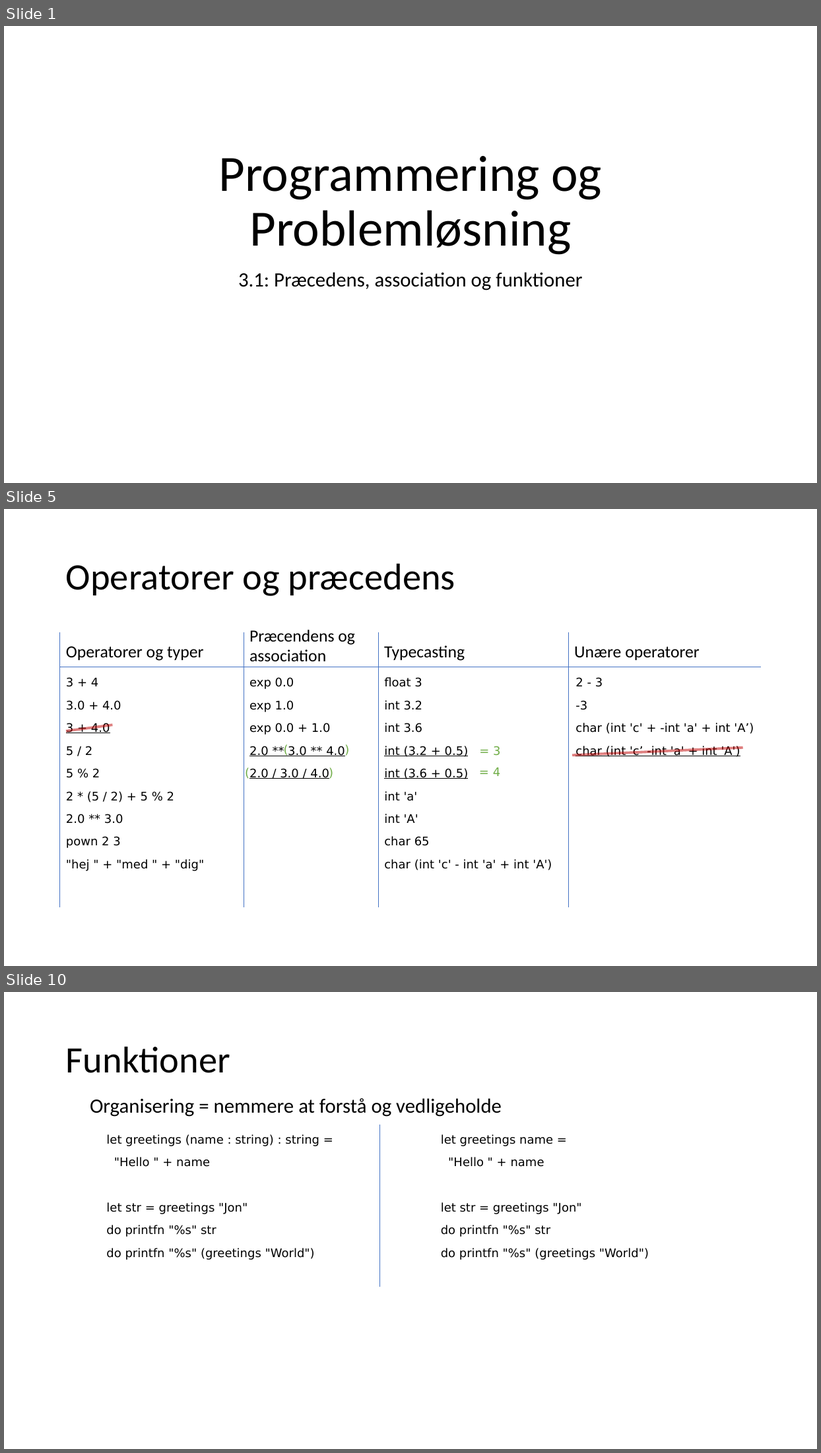
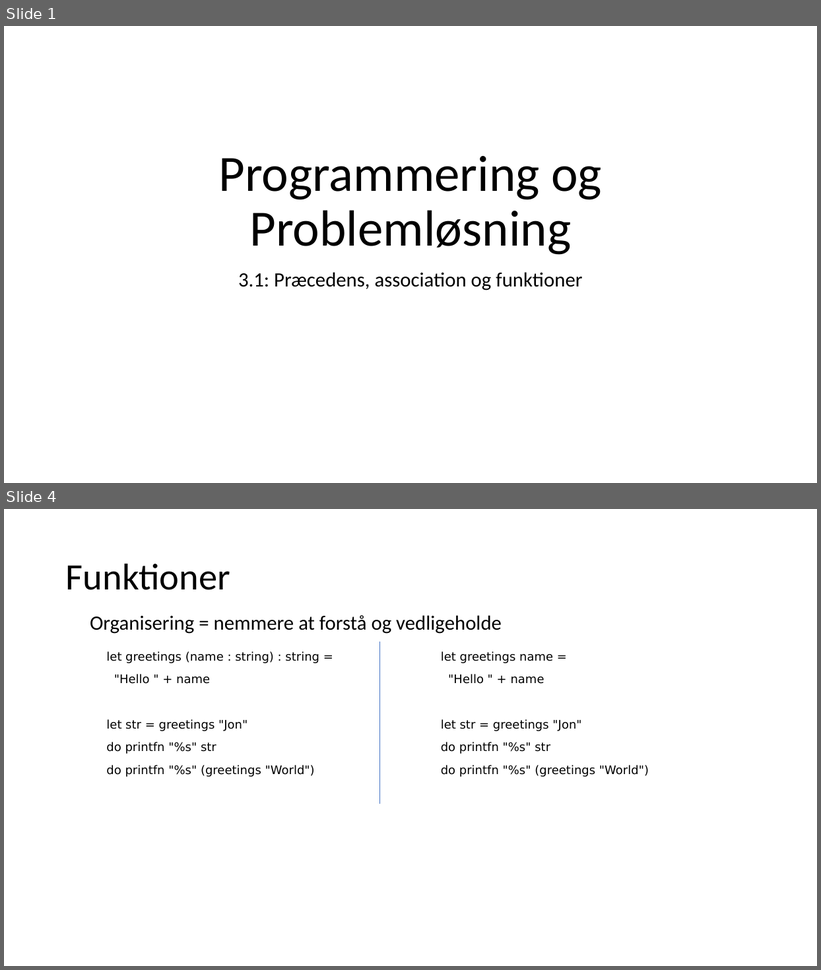
Before and after one commit to fisterloegsovs/pop22, a slide deck: lectures/3.2FunctionsNPrintf/lecture.pptx. Shown one above the other, each under a label of ours: slides 1, 5 and 10 before the commit, slides 1 and 4 after it; the slides between them are not shown. The pictures are 821x1453 and 821x970 pixels, drawn with LibreOffice and Linux fonts; fonts in the diff are those of the drawing. Boxes give left, top, right and bottom in pixels: in the first picture for what was removed or moved away, otherwise in the second. Text is boxed around its words. In the diff, an @@ line names an element or a change of style, - is before the commit and + after.

```diff
--- a/lectures/3.2FunctionsNPrintf/lecture.pptx
+++ b/lectures/3.2FunctionsNPrintf/lecture.pptx
@@ slide 5 removed at bbox=[4, 509, 817, 966], background #FFFFFF @@
@@ title removed at bbox=[66, 563, 455, 596] @@
-Operatorer og præcedens
@@ line removed from (60, 632) to (60, 908) @@
@@ text removed at bbox=[66, 646, 203, 661] @@
-Operatorer og typer
@@ line removed from (244, 632) to (244, 908) @@
@@ text removed at bbox=[250, 630, 355, 662] @@
-Præcendens og association
@@ line removed from (378, 632) to (378, 908) @@
@@ text removed at bbox=[384, 646, 465, 661] @@
-Typecasting
@@ line removed from (568, 632) to (568, 908) @@
@@ text removed at bbox=[574, 646, 700, 660] @@
-Unære operatorer
@@ line removed from (60, 667) to (762, 667) @@
@@ text removed at bbox=[66, 677, 204, 871] @@
-3 + 4
-3.0 + 4.0
-3 + 4.0
-5 / 2
-5 % 2
-2 * (5 / 2) + 5 % 2
-2.0 ** 3.0
-pown 2 3
-"hej " + "med " + "dig"
@@ text removed at bbox=[250, 677, 345, 779] @@
-exp 0.0
-exp 1.0
-exp 0.0 + 1.0
-2.0 ** 3.0 ** 4.0
-2.0 / 3.0 / 4.0
@@ text removed at bbox=[384, 677, 552, 871] @@
-float 3
-int 3.2
-int 3.6
-int (3.2 + 0.5)
-int (3.6 + 0.5)
-int 'a'
-int 'A'
-char 65
-char (int 'c' - int 'a' + int 'A')
@@ text removed at bbox=[576, 677, 754, 757] @@
-2 - 3
--3
-char (int 'c' + -int 'a' + int 'A’)
-char (int 'c’ -int 'a' + int 'A')
@@ line removed from (66, 731) to (113, 725) @@
@@ text removed at bbox=[278, 739, 357, 760] @@
-( )
@@ text removed at bbox=[493, 746, 500, 755] @@
-= 3
@@ text removed at bbox=[239, 762, 341, 784] @@
-( )
@@ line removed from (572, 755) to (743, 748) @@
@@ text removed at bbox=[493, 768, 500, 776] @@
-= 4
@@ what was slide 10 is now slide 4 @@
```
Also in this commit, not shown: 2 slides changed, 6 slides added, 5 other slides removed, 3 other files.
